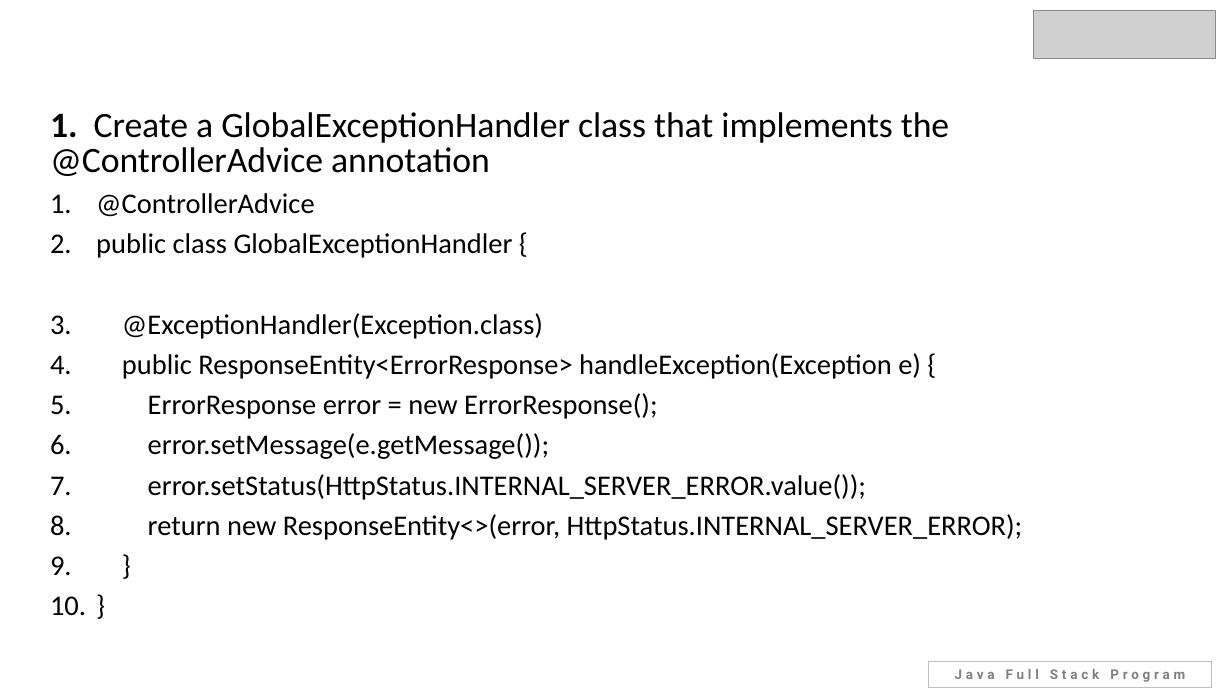
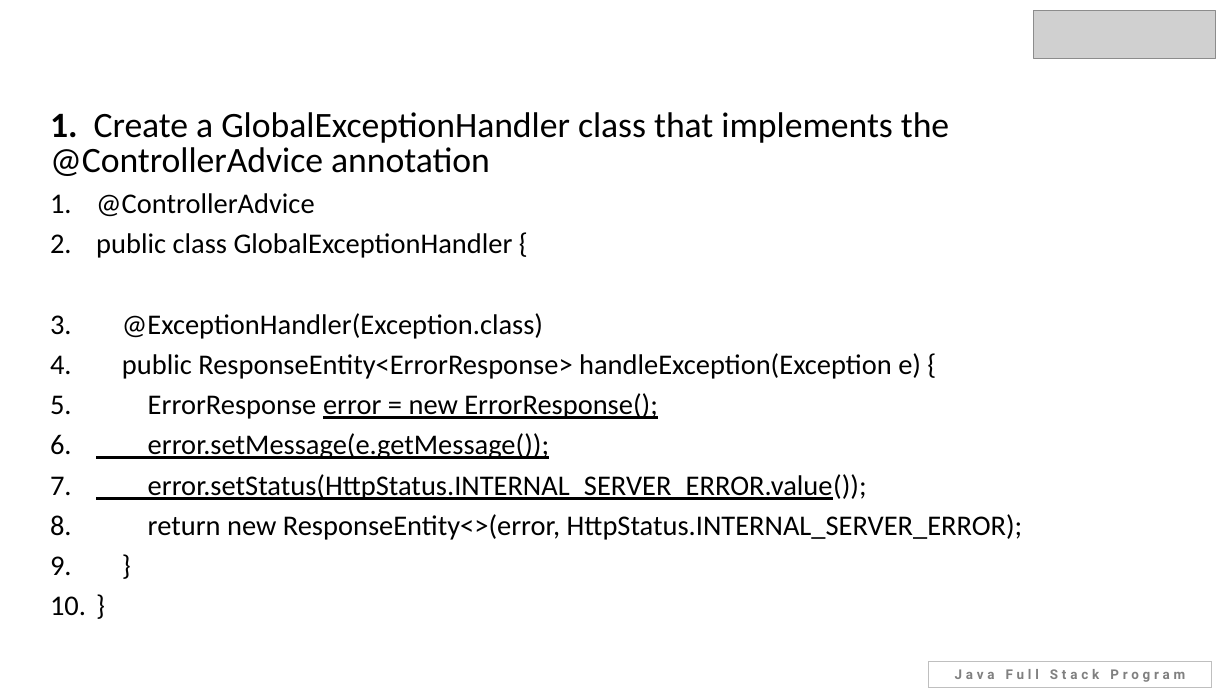
Before and after one commit to SuchitaKadam29/HDFC_JAVA, a slide deck: slide 13 of Week5_REST_API/S24 Handling correct error codes, .pptx. Drawn at 1232x693 pixels with LibreOffice and Linux fonts; fonts in the diff are those of the drawing; grey boxes stand for pictures; background and template pictures are left out. Boxes give left, top, right and bottom in pixels: in the first picture for what was removed or moved away, otherwise in the second. Text is boxed around its words. In the diff, an @@ line names an element or a change of style, - is before the commit and + after.

```diff
--- a/Week5_REST_API/S24 Handling correct error codes, .pptx
+++ b/Week5_REST_API/S24 Handling correct error codes, .pptx
@@ subtitle at [148, 393, 867, 500]: underline on in "error = new ErrorResponse();", "error.setMessage(e.getMessage());", "error.setStatus(HttpStatus.INTERNAL_SERVER_ERROR.value());" @@
```
Also in this commit, not shown: 14 other files.
